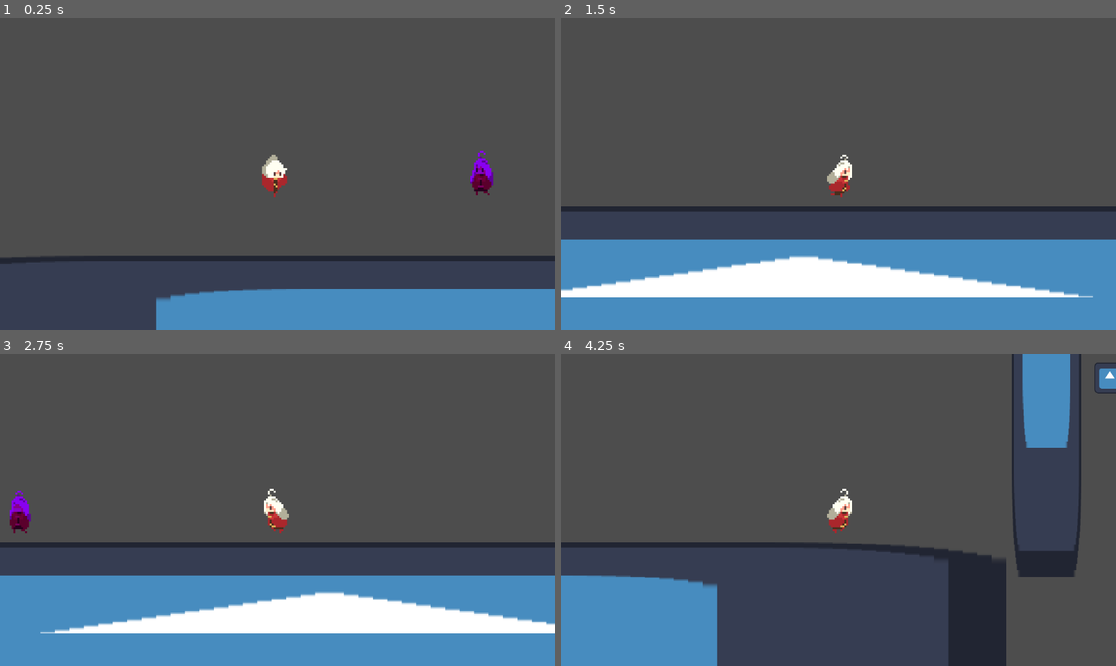
Above: before the commit, frames 1-4 (two rows, left to right).
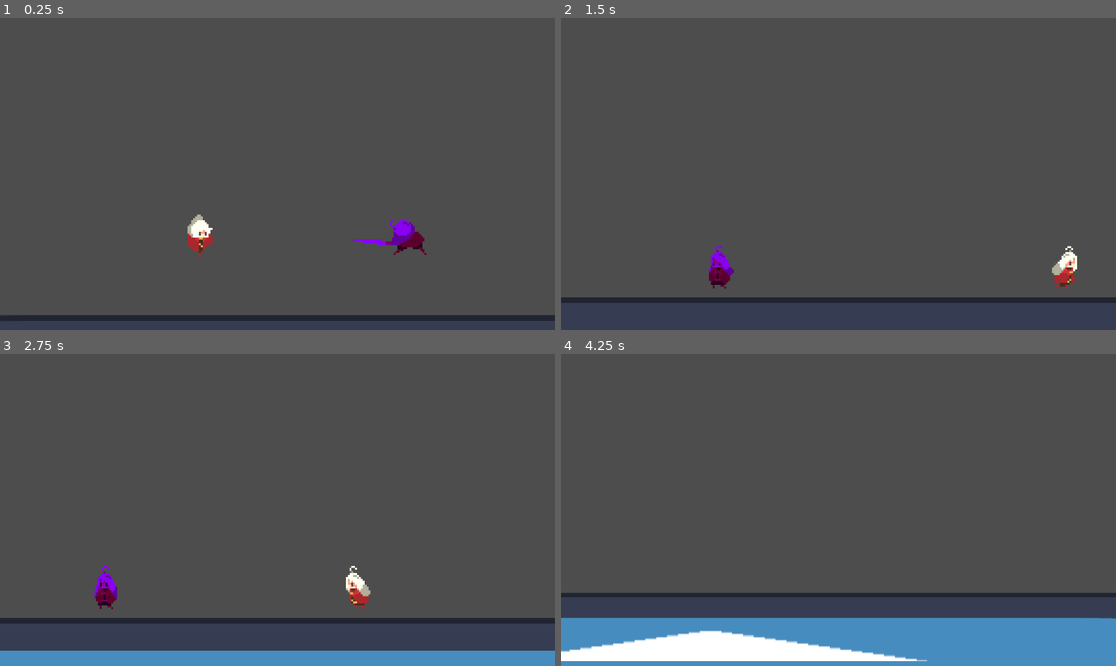
Above: after the commit, the same moments.

Repository: NoelKTheBest/orb-platformer
Game: Godot game, scene res://main.tscn
Two runs of this game, one before a commit and one after it. Both use one fixed random seed, a clock stepped at 60 frames per second and the inputs below. The engine's default icon, where the game draws it, is replaced by a stand-in: a white triangle on a blue panel in a dark square.
Inputs:
- Up to frame 1 (0.25 s): no input
- Up to frame 2 (1.5 s): tap Enter (ui_accept) at 0.5, 0.77 s; hold D (move_right) from 0.53 s (still down); tap Down (aim_down) at 0.6 s; tap Left (aim_left) at 1.35 s
- Up to frame 3 (2.75 s): tap Enter (ui_accept) at 1.52 s; release D (move_right) at 2.03 s; hold A (move_left) from 2.03 s (still down); tap Right (aim_right) at 2.1 s
- Up to frame 4 (4.25 s): release A (move_left) at 2.78 s; hold D (move_right) from 2.78 s (still down); tap Up (aim_up) at 2.85 s; tap Enter (ui_accept) at 3.02, 3.77 s; tap F (fire) at 3.6 s

The runs differ from the first frame. In frame 1, 13% of the frame differs, in the area x 0-100%, y 42-100%; in frame 2, 31%, in the area x 0-100%, y 43-100%; in frame 3, 27%; in frame 4, 26%.

Commit message:
Add zoom and pan camera movement functionality

Diff:
--- /dev/null
+++ b/open-the-portal/game.gd
@@ -0,0 +1,16 @@
+extends Node2D
+
+
+# Called when the node enters the scene tree for the first time.
+func _ready() -> void:
+	pass # Replace with function body.
+
+
+# Called every frame. 'delta' is the elapsed time since the previous frame.
+func _process(delta: float) -> void:
+	pass
+
+
+func _on_character_body_2d_2_enemy_on_screen(enemy_position: Vector2) -> void:
+	print(enemy_position)
+	$CharacterBody2D.enemy_pos = enemy_position
--- a/open-the-portal/main.tscn
+++ b/open-the-portal/main.tscn
@@ -1,5 +1,6 @@
-[gd_scene load_steps=8 format=3 uid="uid://c1dlu44lvgmwj"]
+[gd_scene load_steps=9 format=3 uid="uid://c1dlu44lvgmwj"]
 
+[ext_resource type="Script" path="res://game.gd" id="1_0fe1m"]
 [ext_resource type="Texture2D" uid="uid://dct2g56wac3j3" path="res://icon.svg" id="1_wnmn8"]
 [ext_resource type="PackedScene" uid="uid://b2ius7ny1cpy5" path="res://scenes/TestEnemy.tscn" id="3_a2x3o"]
 [ext_resource type="PackedScene" uid="uid://c315v4sddvhwd" path="res://scenes/Player.tscn" id="3_nk5g0"]
@@ -18,6 +19,7 @@
 [sub_resource type="RectangleShape2D" id="RectangleShape2D_3cqfl"]
 
 [node name="Node2D" type="Node2D"]
+script = ExtResource("1_0fe1m")
 
 [node name="StaticBody2D" type="StaticBody2D" parent="."]
 position = Vector2(1057, 337)
@@ -59,6 +61,9 @@
 
 [node name="CharacterBody2D" parent="." instance=ExtResource("3_nk5g0")]
 position = Vector2(289, 462)
+close_zoom_range = 40000.0
 
 [node name="CharacterBody2D2" parent="." instance=ExtResource("3_a2x3o")]
 position = Vector2(395, 461)
+
+[connection signal="enemy_on_screen" from="CharacterBody2D2" to="." method="_on_character_body_2d_2_enemy_on_screen"]
--- a/open-the-portal/project.godot
+++ b/open-the-portal/project.godot
@@ -18,6 +18,11 @@
 [display]
 
 window/size/initial_position_type=2
+
+[global_group]
+
+Player=""
+Enemy=""
 
 [input]
 
--- a/open-the-portal/scenes/Player.tscn
+++ b/open-the-portal/scenes/Player.tscn
@@ -287,7 +287,65 @@
 "shoot orb": SubResource("Animation_aob03")
 }
 
-[node name="CharacterBody2D" type="CharacterBody2D"]
+[sub_resource type="Animation" id="Animation_cdrod"]
+resource_name = "normal_zoom"
+length = 0.2
+tracks/0/type = "value"
+tracks/0/imported = false
+tracks/0/enabled = true
+tracks/0/path = NodePath("Camera2D:zoom")
+tracks/0/interp = 2
+tracks/0/loop_wrap = true
+tracks/0/keys = {
+"times": PackedFloat32Array(0, 0.2),
+"transitions": PackedFloat32Array(1, 0.189465),
+"update": 0,
+"values": [Vector2(4, 4), Vector2(3, 3)]
+}
+
+[sub_resource type="Animation" id="Animation_u5b3y"]
+resource_name = "close_zoom"
+length = 0.2
+tracks/0/type = "value"
+tracks/0/imported = false
+tracks/0/enabled = true
+tracks/0/path = NodePath("Camera2D:zoom")
+tracks/0/interp = 2
+tracks/0/loop_wrap = true
+tracks/0/keys = {
+"times": PackedFloat32Array(0, 0.2),
+"transitions": PackedFloat32Array(1, 1),
+"update": 0,
+"values": [Vector2(3, 3), Vector2(4, 4)]
+}
+
+[sub_resource type="Animation" id="Animation_kbp5h"]
+resource_name = "far_zoom"
+
+[sub_resource type="Animation" id="Animation_rrmcd"]
+length = 0.001
+tracks/0/type = "value"
+tracks/0/imported = false
+tracks/0/enabled = true
+tracks/0/path = NodePath("Camera2D:zoom")
+tracks/0/interp = 1
+tracks/0/loop_wrap = true
+tracks/0/keys = {
+"times": PackedFloat32Array(0),
+"transitions": PackedFloat32Array(1),
+"update": 0,
+"values": [Vector2(3, 3)]
+}
+
+[sub_resource type="AnimationLibrary" id="AnimationLibrary_486kc"]
+_data = {
+"RESET": SubResource("Animation_rrmcd"),
+"close_zoom": SubResource("Animation_u5b3y"),
+"far_zoom": SubResource("Animation_kbp5h"),
+"normal_zoom": SubResource("Animation_cdrod")
+}
+
+[node name="CharacterBody2D" type="CharacterBody2D" groups=["Player"]]
 script = ExtResource("1_ft8op")
 
 [node name="CollisionShape2D" type="CollisionShape2D" parent="."]
@@ -303,9 +361,6 @@
 "Player_Movement": SubResource("AnimationLibrary_wdrn2")
 }
 
-[node name="Camera2D" type="Camera2D" parent="."]
-zoom = Vector2(4, 4)
-
 [node name="OrbSpawnPosition" type="Node2D" parent="."]
 position = Vector2(22, 0)
 
@@ -313,3 +368,19 @@
 process_callback = 0
 wait_time = 0.25
 one_shot = true
+
+[node name="CameraFollow" type="Node2D" parent="."]
+
+[node name="Camera2D" type="Camera2D" parent="CameraFollow"]
+zoom = Vector2(3, 3)
+position_smoothing_enabled = true
+drag_vertical_offset = -0.05
+drag_left_margin = 0.0
+drag_top_margin = 0.59
+drag_bottom_margin = 0.63
+editor_draw_limits = true
+
+[node name="AnimationPlayer" type="AnimationPlayer" parent="CameraFollow"]
+libraries = {
+"": SubResource("AnimationLibrary_486kc")
+}
--- a/open-the-portal/scenes/TestEnemy.tscn
+++ b/open-the-portal/scenes/TestEnemy.tscn
@@ -64,7 +64,7 @@
 tracks/4/type = "value"
 tracks/4/imported = false
 tracks/4/enabled = true
-tracks/4/path = NodePath("StaticBody2D:collision_layer")
+tracks/4/path = NodePath("StaticBody2D:collision_mask")
 tracks/4/interp = 1
 tracks/4/loop_wrap = true
 tracks/4/keys = {
@@ -116,7 +116,7 @@
 tracks/3/type = "value"
 tracks/3/imported = false
 tracks/3/enabled = true
-tracks/3/path = NodePath("StaticBody2D:collision_layer")
+tracks/3/path = NodePath("StaticBody2D:collision_mask")
 tracks/3/interp = 1
 tracks/3/loop_wrap = true
 tracks/3/keys = {
@@ -356,9 +356,13 @@
 [sub_resource type="CircleShape2D" id="CircleShape2D_ndwq2"]
 radius = 64.1249
 
+[sub_resource type="PhysicsMaterial" id="PhysicsMaterial_axtjb"]
+friction = 0.0
+bounce = 400.0
+
 [sub_resource type="RectangleShape2D" id="RectangleShape2D_3yjg6"]
 
-[node name="CharacterBody2D" type="CharacterBody2D"]
+[node name="CharacterBody2D" type="CharacterBody2D" groups=["Enemy"]]
 modulate = Color(0.532033, 0.00388608, 0.995508, 1)
 script = ExtResource("1_6wim8")
 
@@ -386,10 +390,17 @@
 debug_color = Color(0, 0.595, 0.7, 0.0745098)
 
 [node name="StaticBody2D" type="StaticBody2D" parent="."]
-collision_layer = 0
+collision_layer = 36
+collision_mask = 0
+physics_material_override = SubResource("PhysicsMaterial_axtjb")
 
 [node name="CollisionShape2D" type="CollisionShape2D" parent="StaticBody2D"]
 position = Vector2(-18, 3)
 shape = SubResource("RectangleShape2D_3yjg6")
 
+[node name="VisibleOnScreenNotifier2D" type="VisibleOnScreenNotifier2D" parent="."]
+position = Vector2(0, 1)
+scale = Vector2(1, 1.1)
+
 [connection signal="body_entered" from="Area2D" to="." method="_on_area_2d_body_entered"]
+[connection signal="screen_entered" from="VisibleOnScreenNotifier2D" to="." method="_on_visible_on_screen_notifier_2d_screen_entered"]
--- a/open-the-portal/scenes/orb.tscn
+++ b/open-the-portal/scenes/orb.tscn
@@ -10,7 +10,6 @@
 collision_layer = 32
 collision_mask = 32
 gravity_scale = 0.0
-linear_velocity = Vector2(500, 0)
 script = ExtResource("1_5m8ip")
 
 [node name="CollisionShape2D" type="CollisionShape2D" parent="."]
--- a/open-the-portal/scenes/test_enemy.gd
+++ b/open-the-portal/scenes/test_enemy.gd
@@ -1,5 +1,6 @@
 extends CharacterBody2D
 
+signal enemy_on_screen(enemy_position : Vector2)
 
 # Called when the node enters the scene tree for the first time.
 func _ready() -> void:
@@ -8,7 +9,7 @@
 
 # Called every frame. 'delta' is the elapsed time since the previous frame.
 func _process(delta: float) -> void:
-	$AnimationPlayer.play("idle")
+	if !$AnimationPlayer.is_playing(): $AnimationPlayer.play("idle")
 
 
 func _physics_process(delta: float) -> void:
@@ -22,4 +23,8 @@
 	#print("an orb is close")
 	$AnimationPlayer.stop()
 	$AnimationPlayer.play("block")
-	$AnimationPlayer.is_playing()
+
+
+
+func _on_visible_on_screen_notifier_2d_screen_entered() -> void:
+	enemy_on_screen.emit(position)
--- /dev/null
+++ b/open-the-portal/scripts/camera.gd
@@ -0,0 +1,13 @@
+extends Camera2D
+
+var enemy_position
+
+
+# Called when the node enters the scene tree for the first time.
+func _ready() -> void:
+	pass # Replace with function body.
+
+
+# Called every frame. 'delta' is the elapsed time since the previous frame.
+func _process(delta: float) -> void:
+	pass
--- a/open-the-portal/scripts/player.gd
+++ b/open-the-portal/scripts/player.gd
@@ -2,15 +2,34 @@
 
 @onready var orb_spawn_position: Node2D = $OrbSpawnPosition
 @onready var sprite_2d: Sprite2D = $Sprite2D
+@onready var camera_follow: Node2D = $CameraFollow
+@onready var camera_2d: Camera2D = $CameraFollow/Camera2D
+
+@export var close_zoom_range : float = 50000
 
 const SPEED = 300.0
 const JUMP_VELOCITY = -400.0
-const ORB_VELOCITY = 500
+const ORB_VELOCITY = 400
 
 var orb = preload("res://scenes/orb.tscn")
 var aim_with_move_keys: bool = false
 #var aim_dir
 var y_slow: float = 1
+var enemy_pos
+var is_zoomed_close = false
+var lerp_val
+var close_zoom = 4
+var normal_zoom = 3
+var t = 0.0
+
+
+func _ready() -> void:
+	pass
+
+
+func _process(delta: float) -> void:
+	if enemy_pos: move_camera(delta)
+
 
 func _physics_process(delta: float) -> void:
 	# Add the gravity.
@@ -65,3 +84,19 @@
 		var aim_dir = Vector2(horizontal_axis, vertical_axis)
 		aim_dir = aim_dir.normalized() * ORB_VELOCITY
 		return aim_dir
+
+
+func move_camera(delta : float):
+	#t += delta * 0.4
+	var line_to_enemy : Vector2 = enemy_pos - position
+	var m = (enemy_pos.y - position.y)/(enemy_pos.x - position.x)
+	var x_mid = (enemy_pos.x - position.x)/2
+	var y = x_mid * m
+	camera_follow.position = Vector2(x_mid, y)
+	#print(position.distance_squared_to(enemy_pos))
+	if position.distance_squared_to(enemy_pos) < close_zoom_range:
+		if !is_zoomed_close: $CameraFollow/AnimationPlayer.play("close_zoom")
+		is_zoomed_close = true
+	else:
+		if is_zoomed_close: $CameraFollow/AnimationPlayer.play("normal_zoom")
+		is_zoomed_close = false
Not shown: 1 places in open-the-portal/scenes/Player.tscn that only renumber resources
Not shown: 1 places in open-the-portal/scenes/TestEnemy.tscn that only renumber resources
Not shown, added: open-the-portal/scripts/scriptnote_player.gd.txt
